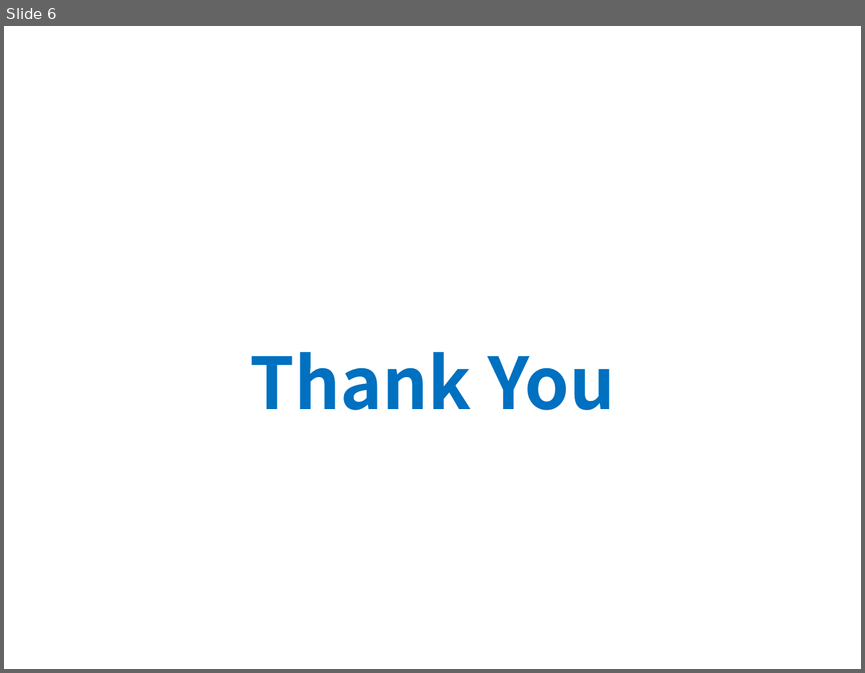
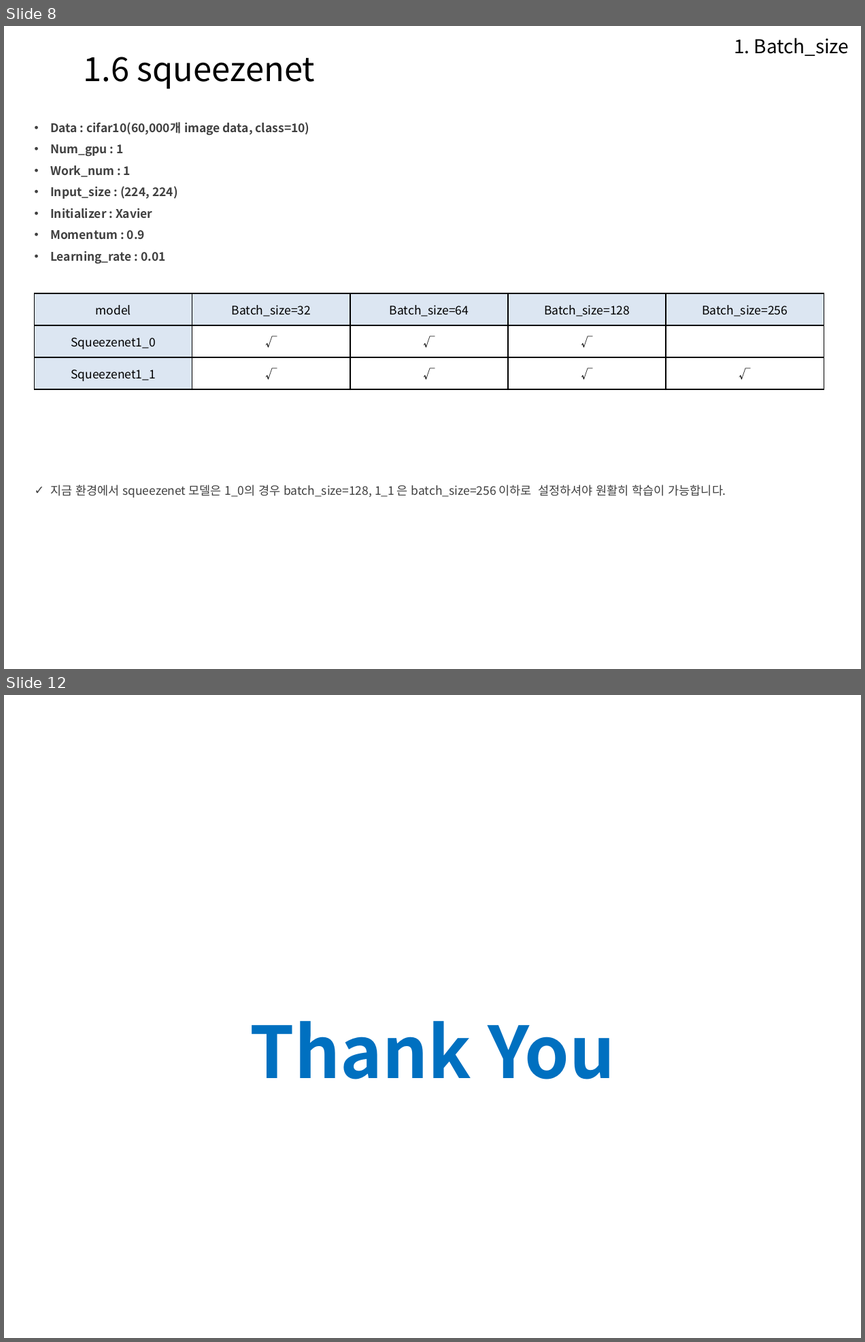
Before and after one commit to Heechul90/Model_Zoo, a slide deck: Model_ZOO평가/model_Zoo_list_결과 .pptx. Shown one above the other, each under a label of ours: slide 6 before the commit, slides 8 and 12 after it; the slides between them are not shown. The pictures are 865x673 and 865x1342 pixels, drawn with LibreOffice and Linux fonts; fonts in the diff are those of the drawing; background and template pictures are left out. Boxes give left, top, right and bottom in pixels: in the first picture for what was removed or moved away, otherwise in the second. Text is boxed around its words. In the diff, an @@ line names an element or a change of style, - is before the commit and + after.

Commit message:
model_zoo

```diff
--- a/Model_ZOO평가/model_Zoo_list_결과 .pptx
+++ b/Model_ZOO평가/model_Zoo_list_결과 .pptx
@@ slide 8 added at [4,26,861,669], background picture (left out) @@
@@ text added at [734,38,849,56], 16 pt, text #000000 @@
+1. Batch_size
@@ text added at [84,57,315,89], 28 pt, text #000000 @@
+1.6 squeezenet
@@ text added at [50,122,310,264], 10 pt, text #404040, bold @@
+• Data : cifar10(60,000개 image data, class=10)
+• Num_gpu : 1
+• Work_num : 1
+• Input_size : (224, 224)
+• Initializer : Xavier
+• Momentum : 0.9
+• Learning_rate : 0.01
@@ table added at [34,293,822,389], 3 rows, 5 columns @@
+model | Batch_size=32 | Batch_size=64 | Batch_size=128 | Batch_size=256
+Squeezenet1_0 | √ | √ | √ | 
+Squeezenet1_1 | √ | √ | √ | √
@@ text added at [50,484,726,497], 10 pt, text #404040 @@
+✓ 지금 환경에서 squeezenet 모델은 1_0의 경우 batch_size=128, 1_1 은 batch_size=256 이하로 설정하셔야 원활히 학습이 가능합니다.
@@ what was slide 6 is now slide 12 @@
```
Also in this commit, not shown: 3 slides changed, 5 other slides added, 4 other files.
